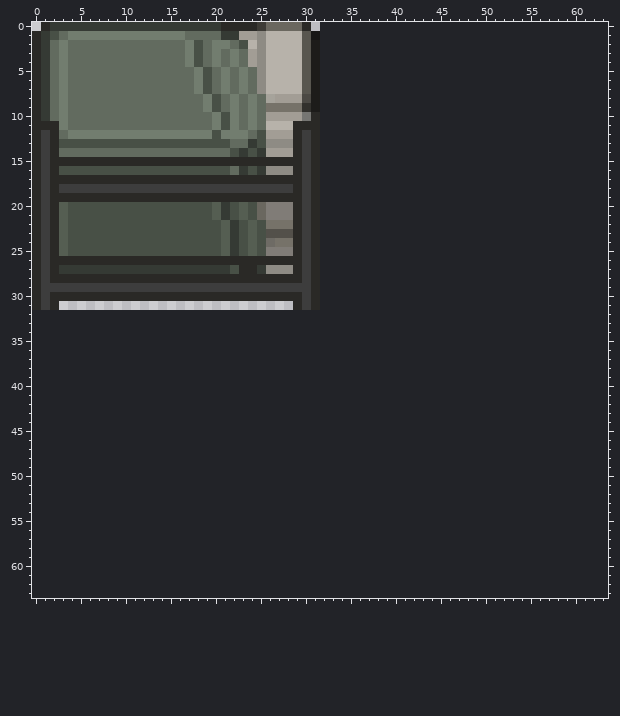
One commit to this pixel-art sprite: Resources/Textures/_RMC14/Structures/Furniture/bed.rsi/bunk_green.png. The picture above was drawn from the file before the commit.
The file is 32x32 pixels. Colours within 5 levels of each other are drawn and written as one. The old version is drawn lined up with the new one, on the new canvas.
Now the later version:
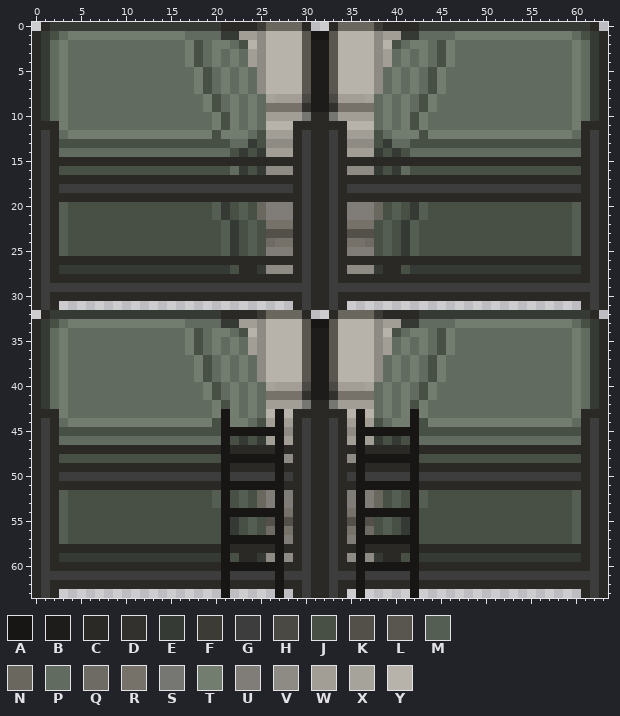
Palette (. is transparent): A #171615  B #1d1c1a  C #2a2926  D #32312d  E #353a34  F #3d3b36  G #3d3d3d  H #4b4944  J #485046  K #53504a  L #58564f  M #555e52  N #6a675f  P #626b5f  Q #6e6b65  R #767269  S #767673  T #727d6f  U #807c77  V #8e8b84  W #a29d95  X #a6a39b  Y #b7b2aa
Diff:
canvas 32x32 -> 64x64
Changed rows in their new state; - is an unchanged pixel.
first column x 0:
 0 ---------------------------------CNNNNFCCCCEEEEEEEEEEEEEEEEEEEC-
 1 --------------------------------ALYYYYVWWEEPPPPTTTTTTTTTTTTTPJEC
 2 --------------------------------BLYYYYVYJPTTPJTPPPPPPPPPPPPPTPEC
 3 --------------------------------BLYYYYVWPTPTPJTPPPPPPPPPPPPPTPEC
 4 --------------------------------BLYYYYVWPTPTPJTPPPPPPPPPPPPPTPEC
 5 --------------------------------BLYYYYVPTPTPJTPPPPPPPPPPPPPPTPEC
 6 --------------------------------BLYYYYVPTPTPJTPPPPPPPPPPPPPPTPEC
 7 --------------------------------BLYYYYVPTPTPJTPPPPPPPPPPPPPPTPEC
 8 --------------------------------BHWWWXPTPTPJTPPPPPPPPPPPPPPPTPEC
 9 --------------------------------BDRRRRPTPTPJTPPPPPPPPPPPPPPPTPEC
10 --------------------------------CSWWWWPTPTJTPPPPPPPPPPPPPPPPTPEC
11 --------------------------------CCCYYYPTPTJTPPPPPPPPPPPPPPPPTCCC
12 --------------------------------CGCWWWJPTTTJTTTTTTTTTTTTTTTTPCGC
13 --------------------------------CGCVVVJEPPJJJJJJJJJJJJJJJJJJJCGC
14 --------------------------------CGCWWWEJEJPPPPPPPPPPPPPPPPPPPCGC
15 --------------------------------CGCCCCCCCCCCCCCCCCCCCCCCCCCCCCGC
16 --------------------------------CGCVVVEJEPJJJJJJJJJJJJJJJJJJJCGC
17 --------------------------------CGCCCCCCCCCCCCCCCCCCCCCCCCCCCCGC
18 --------------------------------CGCGGGGGGGGGGGGGGGGGGGGGGGGGGCGC
19 --------------------------------CGCCCCCCCCCCCCCCCCCCCCCCCCCCCCGC
20 --------------------------------CGCUUUNJMJEMJJJJJJJJJJJJJJJJMCGC
21 --------------------------------CGCUUUNJMJEMJJJJJJJJJJJJJJJJMCGC
22 --------------------------------CGCRRRJMJEMJJJJJJJJJJJJJJJJJMCGC
23 --------------------------------CGCKKKJMJEMJJJJJJJJJJJJJJJJJMCGC
24 --------------------------------CGCRRQJMJEMJJJJJJJJJJJJJJJJJMCGC
25 --------------------------------CGCUUUJMJEMJJJJJJJJJJJJJJJJJMCGC
26 --------------------------------CGCCCCCCCCCCCCCCCCCCCCCCCCCCCCGC
27 --------------------------------CGCVVVECCJEEEEEEEEEEEEEEEEEEECGC
28 --------------------------------CGCCCCCCCCCCCCCCCCCCCCCCCCCCCCGC
29 --------------------------------CGGGGGGGGGGGGGGGGGGGGGGGGGGGGGGC
30 --------------------------------CGCCCCCCCCCCCCCCCCCCCCCCCCCCCCGC
31 --------------------------------CGC--------------------------CGC
32 -CEEEEEEEEEEEEEEEEEEECCCCFNNNNC--CNNNNFCCCCEEEEEEEEEEEEEEEEEEEC-
33 CEJPTTTTTTTTTTTTTPPPPEEWWVYYYYLAALYYYYVWWEEPPPPTTTTTTTTTTTTTPJEC
34 CEPTPPPPPPPPPPPPPTJPTTPJYVYYYYLBBLYYYYVYJPTTPJTPPPPPPPPPPPPPTPEC
35 CEPTPPPPPPPPPPPPPTJPTPTPWVYYYYLBBLYYYYVWPTPTPJTPPPPPPPPPPPPPTPEC
36 CEPTPPPPPPPPPPPPPTJPTPTPWVYYYYLBBLYYYYVWPTPTPJTPPPPPPPPPPPPPTPEC
37 CEPTPPPPPPPPPPPPPPTJPTPTPVYYYYLBBLYYYYVPTPTPJTPPPPPPPPPPPPPPTPEC
38 CEPTPPPPPPPPPPPPPPTJPTPTPVYYYYLBBLYYYYVPTPTPJTPPPPPPPPPPPPPPTPEC
39 CEPTPPPPPPPPPPPPPPTJPTPTPVYYYYLBBLYYYYVPTPTPJTPPPPPPPPPPPPPPTPEC
40 CEPTPPPPPPPPPPPPPPPTJPTPTPXWWWHBBHWWWXPTPTPJTPPPPPPPPPPPPPPPTPEC
41 CEPTPPPPPPPPPPPPPPPTJPTPTPRRRRDBBDRRRRPTPTPJTPPPPPPPPPPPPPPPTPEC
42 CEPTPPPPPPPPPPPPPPPPTJTPTPWWWWSCCSWWWWPTPTJTPPPPPPPPPPPPPPPPTPEC
43 CCCTPPPPPPPPPPPPPPPPTATPTPYAYCCCCCCYAYPTPTATPPPPPPPPPPPPPPPPTCCC
44 CGCPTTTTTTTTTTTTTTTTJATTPJWAWCGCCGCWAWJPTTAJTTTTTTTTTTTTTTTTPCGC
45 CGCJJJJJJJJJJJJJJJJJJAAAAAAAVCGCCGCVAAAAAAAJJJJJJJJJJJJJJJJJJCGC
46 CGCPPPPPPPPPPPPPPPPPPAJEJEWAWCGCCGCWAWEJEJAPPPPPPPPPPPPPPPPPPCGC
47 CGCCCCCCCCCCCCCCCCCCCACCCCCACCGCCGCCACCCCCACCCCCCCCCCCCCCCCCCCGC
48 CGCJJJJJJJJJJJJJJJJJJAAAAAAAVCGCCGCVAAAAAAAJJJJJJJJJJJJJJJJJJCGC
49 CGCCCCCCCCCCCCCCCCCCCACCCCCACCGCCGCCACCCCCACCCCCCCCCCCCCCCCCCCGC
50 CGCGGGGGGGGGGGGGGGGGGAGGGGGAGCGCCGCGAGGGGGAGGGGGGGGGGGGGGGGGGCGC
51 CGCCCCCCCCCCCCCCCCCCCAAAAAAACCGCCGCCAAAAAAACCCCCCCCCCCCCCCCCCCGC
52 CGCMJJJJJJJJJJJJJJJJMAJMJNUAUCGCCGCUAUNJMJAMJJJJJJJJJJJJJJJJMCGC
53 CGCMJJJJJJJJJJJJJJJJMAJMJNUAUCGCCGCUAUNJMJAMJJJJJJJJJJJJJJJJMCGC
54 CGCMJJJJJJJJJJJJJJJJJAAAAAAARCGCCGCRAAAAAAAJJJJJJJJJJJJJJJJJMCGC
55 CGCMJJJJJJJJJJJJJJJJJAEJMJKAKCGCCGCKAKJMJEAJJJJJJJJJJJJJJJJJMCGC
56 CGCMJJJJJJJJJJJJJJJJJAEJMJQARCGCCGCRAQJMJEAJJJJJJJJJJJJJJJJJMCGC
57 CGCMJJJJJJJJJJJJJJJJJAAAAAAAUCGCCGCUAAAAAAAJJJJJJJJJJJJJJJJJMCGC
58 CGCCCCCCCCCCCCCCCCCCCACCCCCACCGCCGCCACCCCCACCCCCCCCCCCCCCCCCCCGC
59 CGCEEEEEEEEEEEEEEEEEEAJCCEVAVCGCCGCVAVECCJAEEEEEEEEEEEEEEEEEECGC
60 CGCCCCCCCCCCCCCCCCCCCAAAAAAACCGCCGCCAAAAAAACCCCCCCCCCCCCCCCCCCGC
61 CGGGGGGGGGGGGGGGGGGGGAGGGGGAGGGCCGGGAGGGGGAGGGGGGGGGGGGGGGGGGGGC
62 CGCCCCCCCCCCCCCCCCCCCACCCCCACCGCCGCCACCCCCACCCCCCCCCCCCCCCCCCCGC
63 CGC------------------A-----A-CGCCGC-A-----A------------------CGC
Changed places in both pictures, as pixel boxes (x1, y1, x2, y2):
added: (32, 22, 608, 598)
